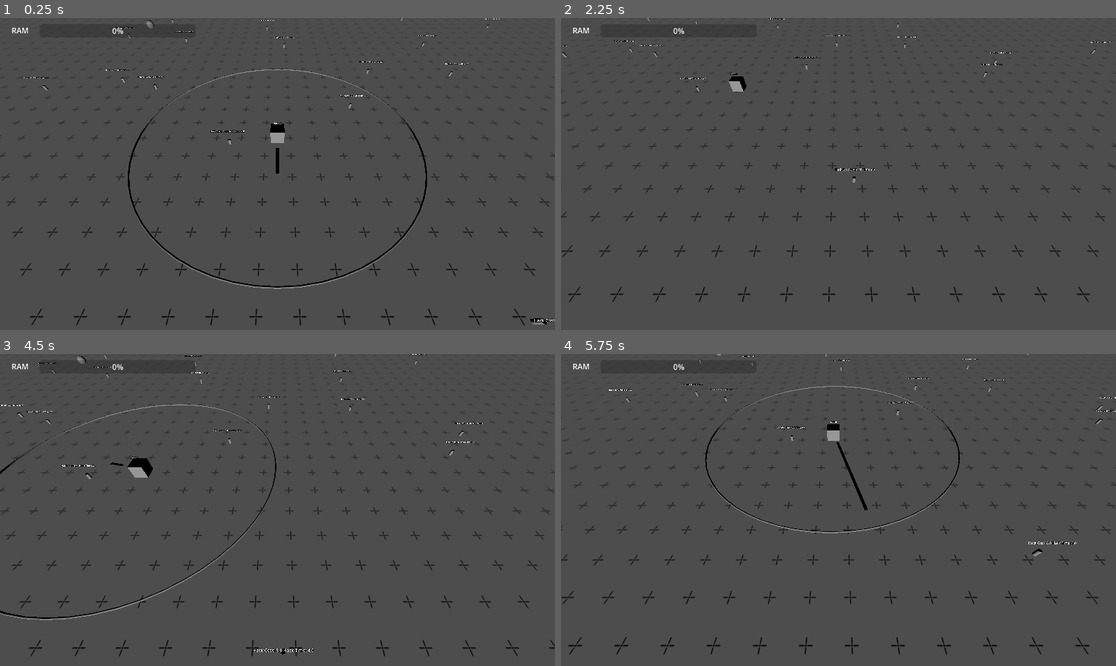
Above: before the commit, frames 1-4 (two rows, left to right).
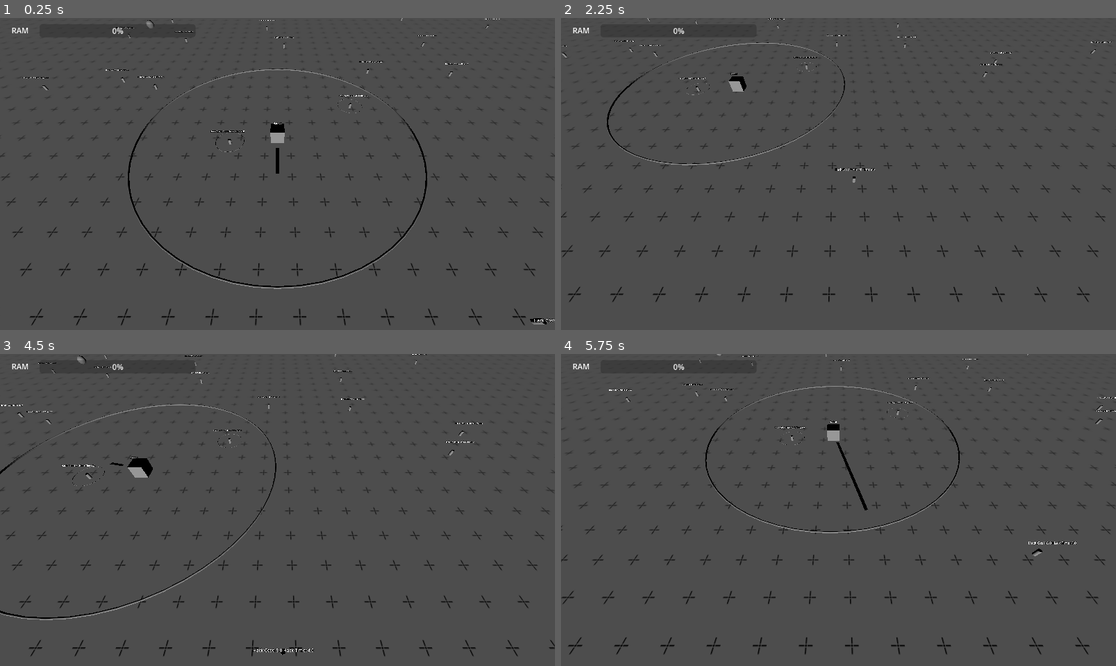
Above: after the commit, the same moments.

Repository: MrNavaStar/void.sys
Game: Godot game, scene res://scenes/world.tscn
The game is run twice, just before and just after one commit, with the same random seed, the same clock (stepped at 60 frames per second) and the same inputs.
Inputs (mouse positions are in pixels of both pictures, inside the frame that each line leads up to):
- Up to frame 1 (0.25 s): no input
- Up to frame 2 (2.25 s): tap Enter at 0.5 s; move the mouse to (960, 158) at 0.52 s; press the mouse at (960, 158) at 0.53 s; hold D (right) 0.53-1.28 s; move the mouse to (727, 189) at 1.27 s; release the mouse at (727, 189) at 1.28 s; hold S (down) 1.28-2.03 s; click (727, 189) at 1.35 s; move the mouse to (894, 105) at 2.02 s; press the mouse at (894, 105) at 2.03 s; hold D (right) from 2.03 s (still down); tap Mouse wheel up (zoom_in) at 2.1 s
- Up to frame 3 (4.5 s): move the mouse to (249, 572) at 2.77 s; release D (right) at 2.78 s; release the mouse at (249, 572) at 2.78 s; hold W (up) 2.78-3.53 s; tap Mouse wheel down (zoom_out) at 2.85 s; click (249, 572) at 3.05 s; move the mouse to (444, 556) at 3.52 s; press the mouse at (444, 556) at 3.53 s; hold A (left) from 3.53 s (still down); move the mouse to (111, 463) at 4.27 s; release the mouse at (111, 463) at 4.28 s; click (111, 463) at 4.35 s
- Up to frame 4 (5.75 s): move the mouse to (866, 510) at 5.02 s; release A (left) at 5.03 s; press the mouse at (866, 510) at 5.03 s; hold S (down) from 5.03 s (still down); tap Mouse wheel up (zoom_in) at 5.1 s

The runs differ from the first frame. In frame 1, less than 0.1% of the frame differs, in the area x 38-66%, y 26-43%; in frame 2, 0.4%, in the area x 8-52%, y 7-48%; in frame 3, less than 0.1%; in frame 4, less than 0.1%.

Commit message:
range selection ring and node indicator

Diff:
--- a/scenes/space_node.tscn
+++ b/scenes/space_node.tscn
@@ -8,7 +8,13 @@
 radius = 0.951168
 
 [sub_resource type="SphereShape3D" id="SphereShape3D_4xayg"]
-radius = 4.47994
+radius = 16.1328
+
+[sub_resource type="SphereShape3D" id="SphereShape3D_2rj4j"]
+radius = 0.549614
+
+[sub_resource type="TorusMesh" id="TorusMesh_4xayg"]
+inner_radius = 1.02
 
 [node name="SpaceNode" type="Node3D"]
 script = ExtResource("1_4xayg")
@@ -23,13 +29,25 @@
 [node name="CollisionShape3D" type="CollisionShape3D" parent="Object/ClickHitbox"]
 shape = SubResource("SphereShape3D_cw5of")
 
-[node name="VirtualCursorHitbox" type="Area3D" parent="Object"]
+[node name="NeighboursHitbox" type="Area3D" parent="Object"]
 collision_layer = 2
-collision_mask = 2
+collision_mask = 4
 input_ray_pickable = false
 
-[node name="CollisionShape3D" type="CollisionShape3D" parent="Object/VirtualCursorHitbox"]
+[node name="CollisionShape3D" type="CollisionShape3D" parent="Object/NeighboursHitbox"]
 shape = SubResource("SphereShape3D_4xayg")
+
+[node name="SelfHitbox" type="Area3D" parent="Object"]
+collision_layer = 4
+collision_mask = 0
+input_ray_pickable = false
+
+[node name="CollisionShape3D" type="CollisionShape3D" parent="Object/SelfHitbox"]
+shape = SubResource("SphereShape3D_2rj4j")
+
+[node name="SelectableIndicator" type="MeshInstance3D" parent="Object"]
+visible = false
+mesh = SubResource("TorusMesh_4xayg")
 
 [node name="Info" type="Label3D" parent="."]
 transform = Transform3D(1, 0, 0, 0, 1, 0, 0, 0, 1, 0, 0.940535, 0)
--- a/scenes/world.tscn
+++ b/scenes/world.tscn
@@ -15,7 +15,7 @@
 uv1_scale = Vector3(1000, 1000, 1000)
 
 [sub_resource type="SphereShape3D" id="SphereShape3D_qfnet"]
-radius = 9.8108
+radius = 0.17907
 
 [sub_resource type="RibbonTrailMesh" id="RibbonTrailMesh_qfnet"]
 shape = 0
--- a/scripts/space_node.gd
+++ b/scripts/space_node.gd
@@ -4,6 +4,7 @@
 @onready var info: Label3D = $Info
 @onready var hack_timer: Timer = $"Hack Timer"
 @onready var virtual_cursor: VirtualCursor = get_node("../../Virtual Cursor") as VirtualCursor
+@onready var neighbours_hitbox: Area3D = $Object/NeighboursHitbox as Area3D
 
 var connected_nodes: Dictionary[SpaceNode, Edge] = {}
 
@@ -85,6 +86,43 @@
 	range_ring = null
 
 
+func highlight_nearby(hack_range: float) -> void:
+	var nearby_nodes := _get_nearby_unhacked_nodes().filter(
+		func(node: SpaceNode) -> bool: return position.distance_to(node.position) < hack_range
+	)
+	for node: SpaceNode in nearby_nodes:
+		node.highlight_self()
+
+
+func stop_highlight_nearby() -> void:
+	var nearby_nodes := _get_nearby_unhacked_nodes()
+	for node: SpaceNode in nearby_nodes:
+		node.stop_highlight_self()
+
+
+func _get_nearby_unhacked_nodes() -> Array[SpaceNode]:
+	var nearby_areas := neighbours_hitbox.get_overlapping_areas()
+	var nearby_nodes: Array[SpaceNode]
+	nearby_nodes.assign(
+		(
+			nearby_areas
+			. map(
+				func(area: Area3D) -> SpaceNode: return area.get_parent().get_parent() as SpaceNode
+			)
+			. filter(func(node: SpaceNode) -> bool: return !node.is_hacked)
+		)
+	)
+	return nearby_nodes as Array[SpaceNode]
+
+
+func highlight_self() -> void:
+	($Object/SelectableIndicator as Node3D).visible = true
+
+
+func stop_highlight_self() -> void:
+	($Object/SelectableIndicator as Node3D).visible = false
+
+
 func _update_label() -> void:
 	if is_hacked:
 		info.text = "Hacked"
@@ -116,7 +154,7 @@
 
 	Hacker.update_idle_node_compute_power_use()
 	_update_label()
-	virtual_cursor.show_closest_ring()
+	virtual_cursor.update_closest_node()
 
 
 func _on_area_3d_input_event(
--- a/scripts/virtual_cursor.gd
+++ b/scripts/virtual_cursor.gd
@@ -38,12 +38,12 @@
 func _on_area_3d_area_entered(area: Area3D) -> void:
 	var node: SpaceNode = area.get_parent().get_parent() as SpaceNode
 	close_space_nodes.append(node)
-	show_closest_ring()
+	update_closest_node()
 
 
 func _on_area_3d_area_exited(area: Area3D) -> void:
 	close_space_nodes.erase(area.get_parent().get_parent() as SpaceNode)
-	show_closest_ring()
+	update_closest_node()
 
 
 func get_closest_node() -> SpaceNode:
@@ -70,14 +70,14 @@
 	return closest if distance < selection_range else null
 
 
-func show_closest_ring() -> void:
+func update_closest_node() -> void:
 	var closest := get_closest_node()
-	if closest == null and current_closest != null:
-		current_closest.delete_ring()
-		current_closest = null
 	if closest == current_closest:
 		return
 	if current_closest != null:
 		current_closest.delete_ring()
+		current_closest.stop_highlight_nearby()
 	current_closest = closest
-	current_closest.generate_ring(selection_range, ring_inner_size)
+	if current_closest != null:
+		current_closest.generate_ring(selection_range, ring_inner_size)
+		current_closest.highlight_nearby(selection_range)
Not shown: 1 places in scenes/space_node.tscn that only renumber resources
